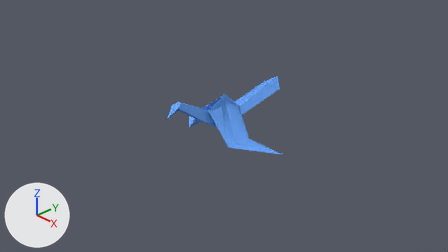
What one commit did to the Blender file blender/crane.blend.
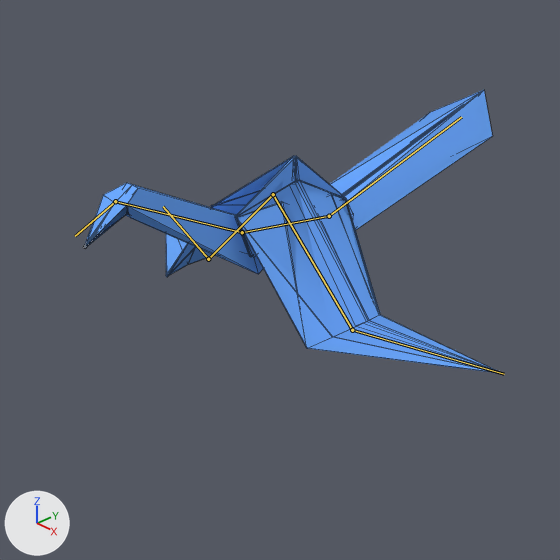
Each version is shown from the file's camera 'Camera', then close up on the part from 32% to 67% of the width and 20% to 82% of the height. Lighting does not change. The marker at lower left points along +X, +Y and +Z. Both versions are drawn at frame 40 of the action 'flap-cycle'; the numbers are the values there. The bones that bend it are drawn over the model as lines in the close-ups. The close-ups show mesh edges as thin lines.

In view in the first close-up: 'crane'.
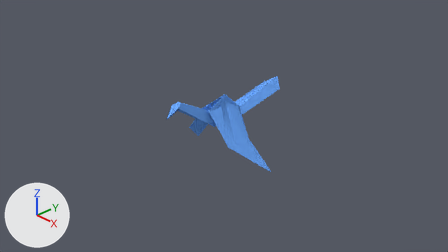
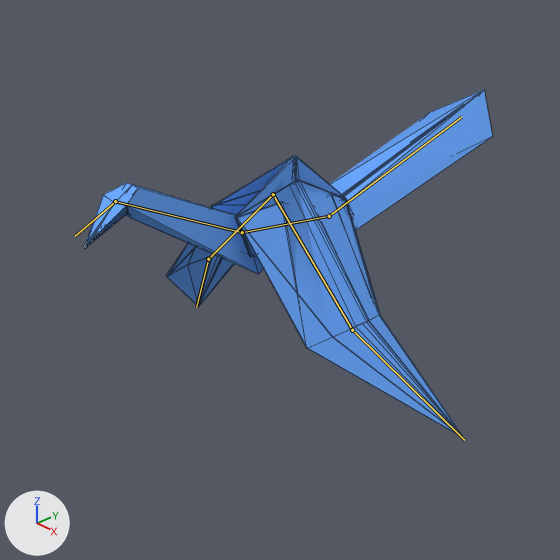
Pixel boxes (x1, y1, x2, y2) of what changed, in the close-ups (560 x 560 px):
```json
{"object": "crane", "change": "posed", "before": [83, 90, 502, 374], "after": [83, 90, 492, 438], "on screen": "22% taller"}
{"bone": "wingtip_l", "before": "(352, 330) to (504, 374)", "after": "(352, 330) to (464, 440)"}
{"bone": "wingtip_r", "before": "(208, 259) to (163, 206)", "after": "(208, 259) to (196, 307)"}
```

Edits to the scene script, one JSON object a line:
```json
{"block": "bone_wingtip_l", "where": "bone_wingtip_l = bpy.data.objects['Armature'].pose.bones['wingtip_l']  # child of 'wing_l'"}
{"op": "set", "path": "bone_wingtip_l.rotation_quaternion", "old": "(0.912, 0.0, -0.16, 0.379)", "new": "(0.918, 0.0, 0.028, 0.049)", "note": "degrees (-7, -17, 46) -> degrees (0, 3, 6)"}
{"block": "bone_wingtip_r", "where": "bone_wingtip_r = bpy.data.objects['Armature'].pose.bones['wingtip_r']  # child of 'wing_r'"}
{"op": "set", "path": "bone_wingtip_r.rotation_quaternion", "old": "(0.906, 0.0, 0.165, -0.389)", "new": "(0.922, 0.0, -0.025, -0.017)", "note": "degrees (-8, 17, -48) -> degrees (0, -3, -2)"}
```
